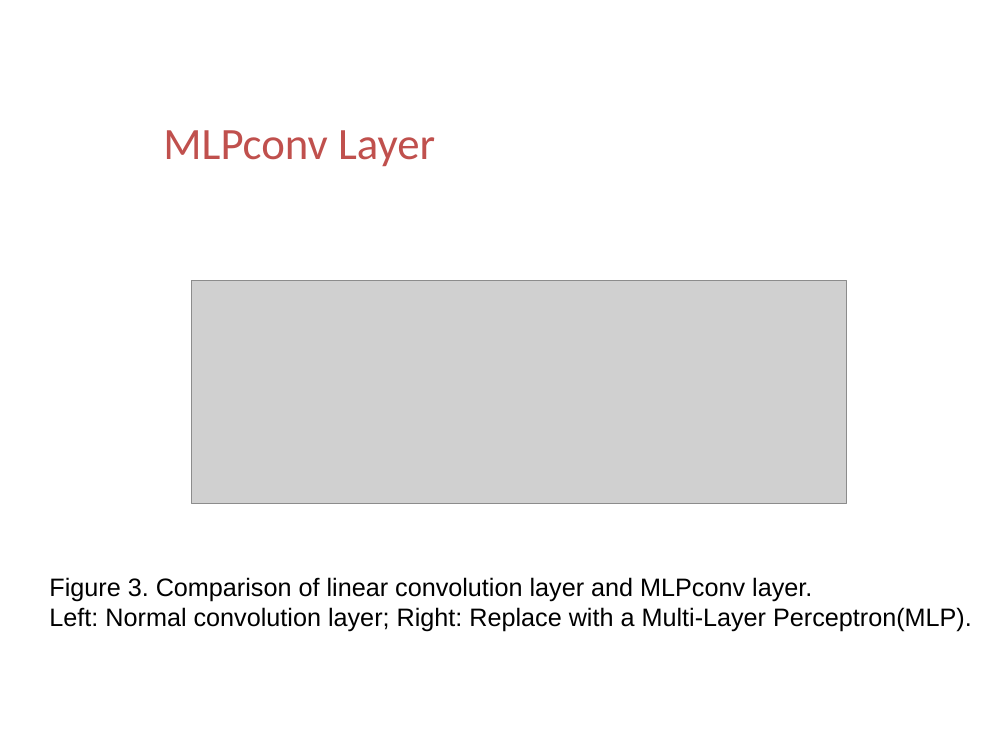
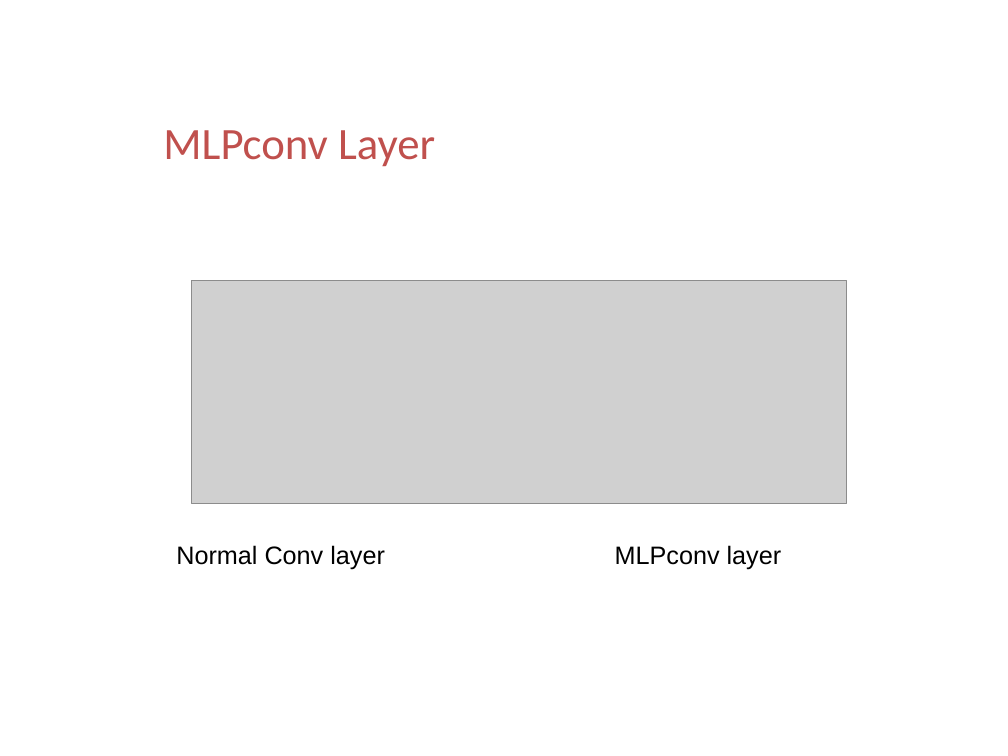
Before and after one commit to ttomchy/CV_2Project, a slide deck: slide 14 of presentation.pptx. Drawn at 1008x756 pixels with LibreOffice and Linux fonts; fonts in the diff are those of the drawing; grey boxes stand for pictures; background and template pictures are left out. Boxes give left, top, right and bottom in pixels: in the first picture for what was removed or moved away, otherwise in the second. Text is boxed around its words. In the diff, an @@ line names an element or a change of style, - is before the commit and + after.

```diff
--- a/presentation.pptx
+++ b/presentation.pptx
@@ text added at [176,545,385,570], 18 pt, text #000000 @@
+Normal Conv layer
@@ text added at [615,545,782,570], 18 pt, text #000000 @@
+MLPconv layer
@@ text removed at [49,577,972,632] @@
-Figure 3. Comparison of linear convolution layer and MLPconv layer.
-Left: Normal convolution layer; Right: Replace with a Multi-Layer Perceptron(MLP).
```
Also in this commit, not shown: 3 slides added.
